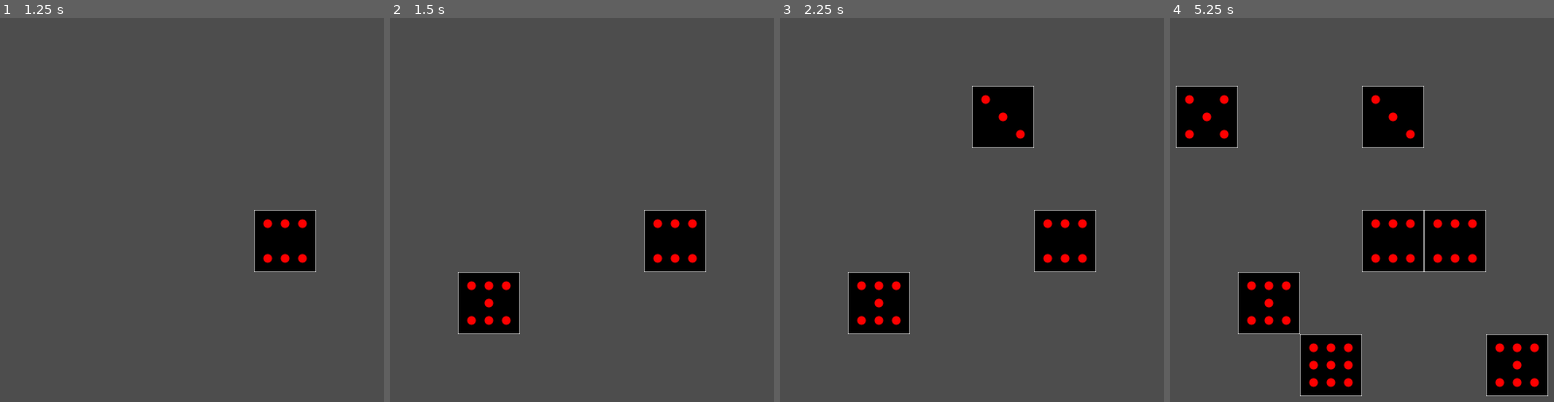
Above: before the commit, frames 1-4 (left to right).
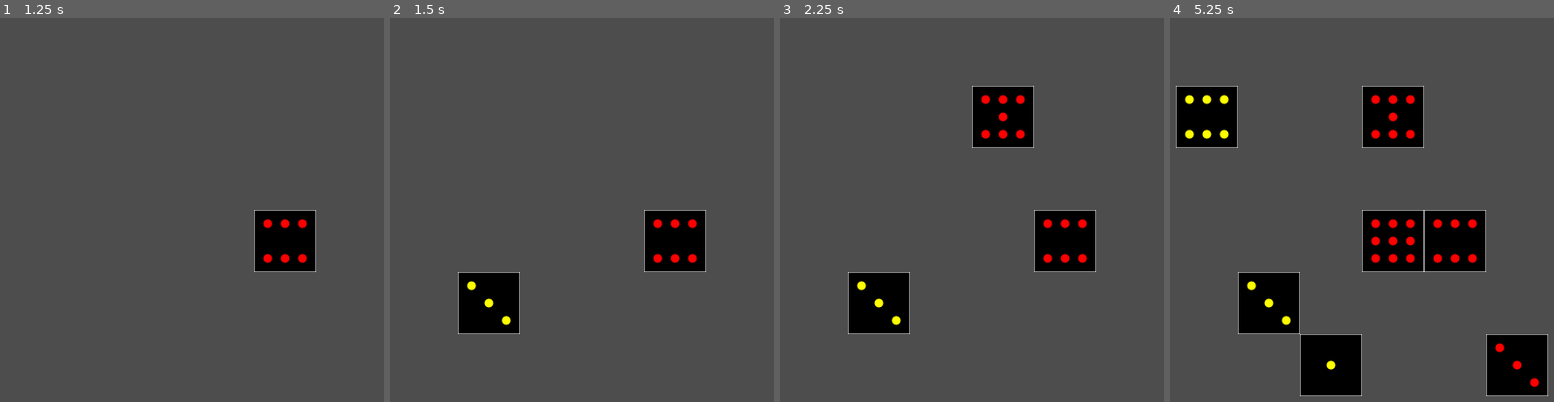
Above: after the commit, the same moments.

Repository: gturri/godot-test
Game: Godot game, scene res://test4-otnup/test4-otnup-main.tscn
Same seed, same stepped clock (60 frames per second), same inputs: the game is played once before the commit and once after it. The project has no main scene, so this scene is started directly.
Inputs (mouse positions are in pixels of both pictures, inside the frame that each line leads up to):
- Up to frame 1 (1.25 s): tap Enter at 0.5 s; move the mouse to (280, 213) at 0.52 s; press the mouse at (280, 213) at 0.53 s; hold Right (ui_right) from 0.53 s (still down)
- Up to frame 2 (1.5 s): tap Space at 1.25 s; move the mouse to (474, 282) at 1.27 s; release Right (ui_right) at 1.28 s; release the mouse at (474, 282) at 1.28 s; hold Left (ui_left) from 1.28 s (still down); click (474, 282) at 1.35 s
- Up to frame 3 (2.25 s): tap Enter at 2 s; move the mouse to (1002, 94) at 2.02 s; release Left (ui_left) at 2.03 s; press the mouse at (1002, 94) at 2.03 s; hold Right (ui_right) from 2.03 s (still down)
- Up to frame 4 (5.25 s): tap Space at 2.75, 4.25 s; move the mouse to (1323, 386) at 2.77 s; release the mouse at (1323, 386) at 2.78 s; click (1323, 386) at 2.85 s; tap Enter at 3.5 s; move the mouse to (1484, 352) at 3.52 s; release Right (ui_right) at 3.53 s; press the mouse at (1484, 352) at 3.53 s; hold Left (ui_left) from 3.53 s (still down); move the mouse to (1208, 144) at 4.27 s; release the mouse at (1208, 144) at 4.28 s; click (1208, 144) at 4.35 s; move the mouse to (1369, 248) at 5.02 s; press the mouse at (1369, 248) at 5.03 s

Frame 1 is identical in both runs. In frame 2, 0.3% of the frame differs, in the area x 19-32%, y 68-81%; in frame 3, 0.5%; in frame 4, 1.7%, in the area x 3-97%, y 19-97%.

Commit message:
players play one after each other

Diff:
--- a/test4-otnup/test4-otnup-main.gd
+++ b/test4-otnup/test4-otnup-main.gd
@@ -1,19 +1,29 @@
 extends Node2D
 
 var deckScene = preload("res://test4-otnup/Deck.tscn")
-var deck
+var decks = Array()
+var currentPlayer = 0
+var numberPlayers = 2
 
 # Called when the node enters the scene tree for the first time.
 func _ready():
-	deck = deckScene.instantiate()
+	createDeck()
+	createDeck()
+
+func createDeck():
+	var deck = deckScene.instantiate()
 	add_child(deck)
+	decks.append(deck)
 
 func _input(event):
 	if event.is_action_pressed("select_tile"):
 		var mouse_pos = get_global_mouse_position()
 		var tile_pos = $TileMap.local_to_map(mouse_pos)
-		var card = deck.draw()
-		$TileMap.set_cell(0, tile_pos, 0, Vector2i(card, 0))
+		var card = decks[currentPlayer].draw()
+		var tile = Vector2i(card, currentPlayer)
+		print("tempGT: set_cell with tile " + str(tile))
+		$TileMap.set_cell(0, tile_pos, 1, tile)
+		currentPlayer = (currentPlayer + 1) % numberPlayers
 
 # Called every frame. 'delta' is the elapsed time since the previous frame.
 func _process(_delta):
--- a/test4-otnup/test4-otnup-main.tscn
+++ b/test4-otnup/test4-otnup-main.tscn
@@ -3,7 +3,7 @@
 [ext_resource type="Texture2D" uid="uid://7pnjyywmj3w4" path="res://test4-otnup/tiles/tilesheet.png" id="1_6g4mm"]
 [ext_resource type="Script" path="res://test4-otnup/test4-otnup-main.gd" id="1_nvmxx"]
 
-[sub_resource type="TileSetAtlasSource" id="TileSetAtlasSource_h855n"]
+[sub_resource type="TileSetAtlasSource" id="TileSetAtlasSource_ok31r"]
 texture = ExtResource("1_6g4mm")
 texture_region_size = Vector2i(64, 64)
 0:0/0 = 0
@@ -15,10 +15,19 @@
 6:0/0 = 0
 7:0/0 = 0
 8:0/0 = 0
+0:1/0 = 0
+1:1/0 = 0
+2:1/0 = 0
+3:1/0 = 0
+4:1/0 = 0
+5:1/0 = 0
+6:1/0 = 0
+7:1/0 = 0
+8:1/0 = 0
 
 [sub_resource type="TileSet" id="TileSet_s52cs"]
 tile_size = Vector2i(64, 64)
-sources/0 = SubResource("TileSetAtlasSource_h855n")
+sources/1 = SubResource("TileSetAtlasSource_ok31r")
 
 [node name="Test4-otnup-main" type="Node2D"]
 script = ExtResource("1_nvmxx")
